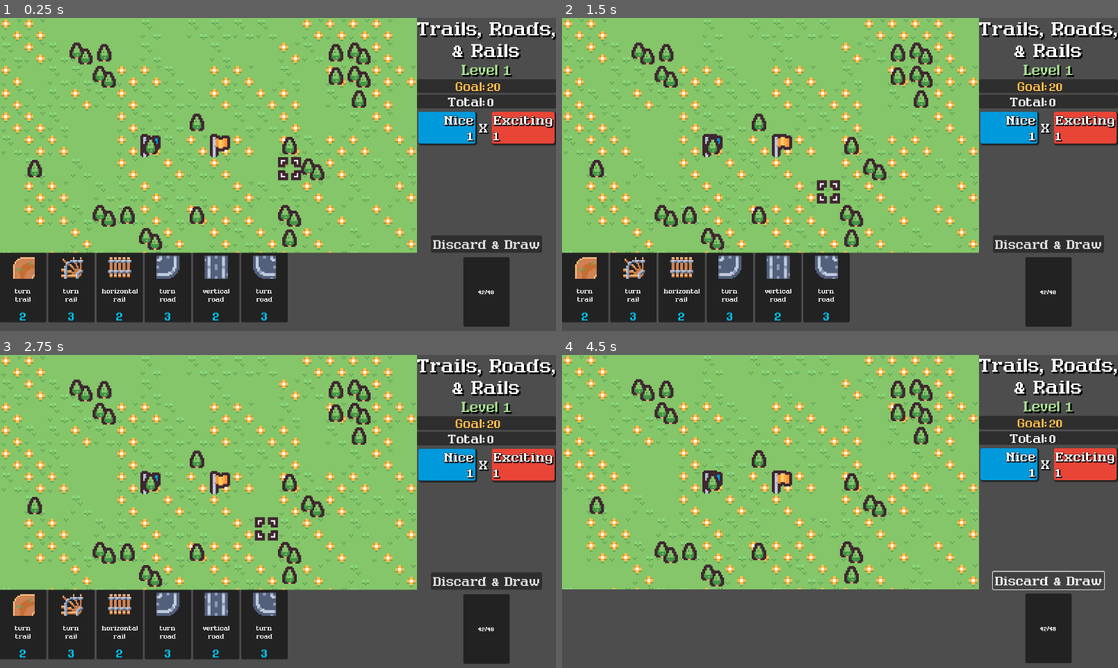
Above: before the commit, frames 1-4 (two rows, left to right).
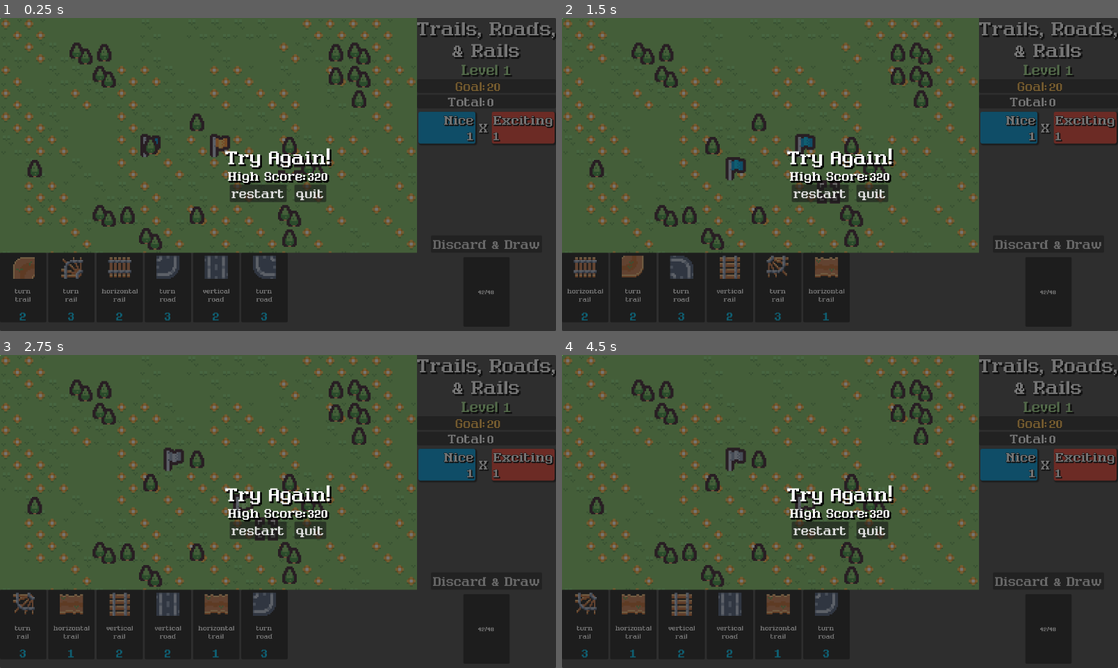
Above: after the commit, the same moments.

Repository: nuzcraft/trails-roads-rails
Game: Godot game, scene res://scenes/main.tscn
Two runs of this game, one before a commit and one after it. Both use one fixed random seed, a clock stepped at 60 frames per second and the inputs below.
Inputs (mouse positions are in pixels of both pictures, inside the frame that each line leads up to):
- Up to frame 1 (0.25 s): no input
- Up to frame 2 (1.5 s): click (817, 193) at 0.5 s, where only the run after the commit has a clickable "restart"; click (817, 193) at 1.25 s, where only the run after the commit has a clickable "restart"
- Up to frame 3 (2.75 s): click (255, 530) at 2 s, where only the run after the commit has a clickable "restart"
- Up to frame 4 (4.5 s): click "Discard & Draw" at 2.75 s; click "Discard & Draw" at 3.5 s; click "Discard & Draw" at 4.25 s

The runs differ from the first frame. In frame 1, 83% of the frame differs, in the area x 0-100%, y 0-100%; in frame 2, 84%; in frame 3, 84%; in frame 4, 94%.

Commit message:
working on pause and end menu

Diff:
--- a/scenes/main.gd
+++ b/scenes/main.gd
@@ -13,6 +13,8 @@
 @onready var goal_value_label: Label = $Control/VBoxContainer/GoalContainer/HBoxContainer/GoalValueLabel
 @onready var need_points_label: Label = $Control/VBoxContainer/VBoxContainer/NeedPointsLabel
 @onready var level_label: Label = $Control/VBoxContainer/LevelLabel
+
+@onready var quit_button: Button = $Control/PauseEndPanel/VBoxContainer/HBoxContainer2/QuitButton
 
 # card types
 const VERT_ROAD_CARD = preload("res://scenes/card/road/vert_road_card.tscn")
@@ -70,6 +72,9 @@
 	new_game()
 	next_level()
 	label.text = "not connected"
+
+	if OS.has_feature("web"):
+		quit_button.hide()
 
 
 # Called every frame. 'delta' is the elapsed time since the previous frame.
@@ -365,3 +370,12 @@
 	var amount = pow(shake, power)
 	$Control.position.x = max_offset.x * amount * randi_range(-1, 1)
 	$Control.position.y = max_offset.y * amount * randi_range(-1, 1)
+
+
+
+func _on_restart_button_pressed() -> void:
+	get_tree().reload_current_scene()
+
+
+func _on_quit_button_pressed() -> void:
+	get_tree().quit()
--- a/scenes/main.tscn
+++ b/scenes/main.tscn
@@ -74,6 +74,18 @@
 font_size = 32
 font_color = Color(0.992157, 0.745098, 0.32549, 1)
 
+[sub_resource type="LabelSettings" id="LabelSettings_23ddo"]
+font_size = 48
+shadow_size = 3
+shadow_color = Color(0, 0, 0, 1)
+shadow_offset = Vector2(3, 3)
+
+[sub_resource type="LabelSettings" id="LabelSettings_akyoc"]
+font_size = 32
+shadow_size = 3
+shadow_color = Color(0, 0, 0, 1)
+shadow_offset = Vector2(3, 3)
+
 [node name="Main" type="Node"]
 script = ExtResource("1_ukryv")
 
@@ -114,7 +126,7 @@
 tile_set = ExtResource("1_ow657")
 
 [node name="GridCursor" parent="Control/SubViewportContainer/SubViewport" instance=ExtResource("2_7h2p8")]
-position = Vector2(184, -136)
+position = Vector2(840, 360)
 
 [node name="SubViewport2" type="SubViewport" parent="Control/SubViewportContainer"]
 transparent_bg = true
@@ -321,4 +333,69 @@
 size_flags_vertical = 10
 text = "Discard & Draw"
 
+[node name="PauseEndPanel" type="Panel" parent="Control"]
+layout_mode = 1
+anchors_preset = 15
+anchor_right = 1.0
+anchor_bottom = 1.0
+grow_horizontal = 2
+grow_vertical = 2
+
+[node name="VBoxContainer" type="VBoxContainer" parent="Control/PauseEndPanel"]
+layout_mode = 1
+anchors_preset = 13
+anchor_left = 0.5
+anchor_right = 0.5
+anchor_bottom = 1.0
+offset_left = -0.5
+offset_right = 0.5
+grow_horizontal = 2
+grow_vertical = 2
+alignment = 1
+
+[node name="TryAgainLabel" type="Label" parent="Control/PauseEndPanel/VBoxContainer"]
+layout_mode = 2
+text = "Try Again!"
+label_settings = SubResource("LabelSettings_23ddo")
+horizontal_alignment = 1
+
+[node name="PauseLabel" type="Label" parent="Control/PauseEndPanel/VBoxContainer"]
+visible = false
+layout_mode = 2
+text = "Paused"
+label_settings = SubResource("LabelSettings_23ddo")
+horizontal_alignment = 1
+
+[node name="HBoxContainer" type="HBoxContainer" parent="Control/PauseEndPanel/VBoxContainer"]
+layout_mode = 2
+size_flags_horizontal = 4
+alignment = 1
+
+[node name="HighScoreLabel" type="Label" parent="Control/PauseEndPanel/VBoxContainer/HBoxContainer"]
+layout_mode = 2
+text = "High Score:"
+label_settings = SubResource("LabelSettings_akyoc")
+
+[node name="HighScoreValueLabel" type="Label" parent="Control/PauseEndPanel/VBoxContainer/HBoxContainer"]
+layout_mode = 2
+text = "320"
+label_settings = SubResource("LabelSettings_akyoc")
+
+[node name="HBoxContainer2" type="HBoxContainer" parent="Control/PauseEndPanel/VBoxContainer"]
+layout_mode = 2
+theme_override_constants/separation = 16
+alignment = 1
+
+[node name="RestartButton" type="Button" parent="Control/PauseEndPanel/VBoxContainer/HBoxContainer2"]
+layout_mode = 2
+size_flags_horizontal = 4
+text = "restart"
+
+[node name="QuitButton" type="Button" parent="Control/PauseEndPanel/VBoxContainer/HBoxContainer2"]
+layout_mode = 2
+size_flags_horizontal = 4
+text = "quit"
+
 [connection signal="pressed" from="Control/VBoxContainer/VBoxContainer/DiscardDrawButton" to="." method="_on_discard_draw_button_pressed"]
+[connection signal="pressed" from="Control/PauseEndPanel/VBoxContainer/HBoxContainer2/RestartButton" to="." method="_on_restart_button_pressed"]
+[connection signal="pressed" from="Control/PauseEndPanel/VBoxContainer/HBoxContainer2/QuitButton" to="." method="_on_quit_button_pressed"]
Not shown: 1 places in scenes/main.tscn that only renumber resources
